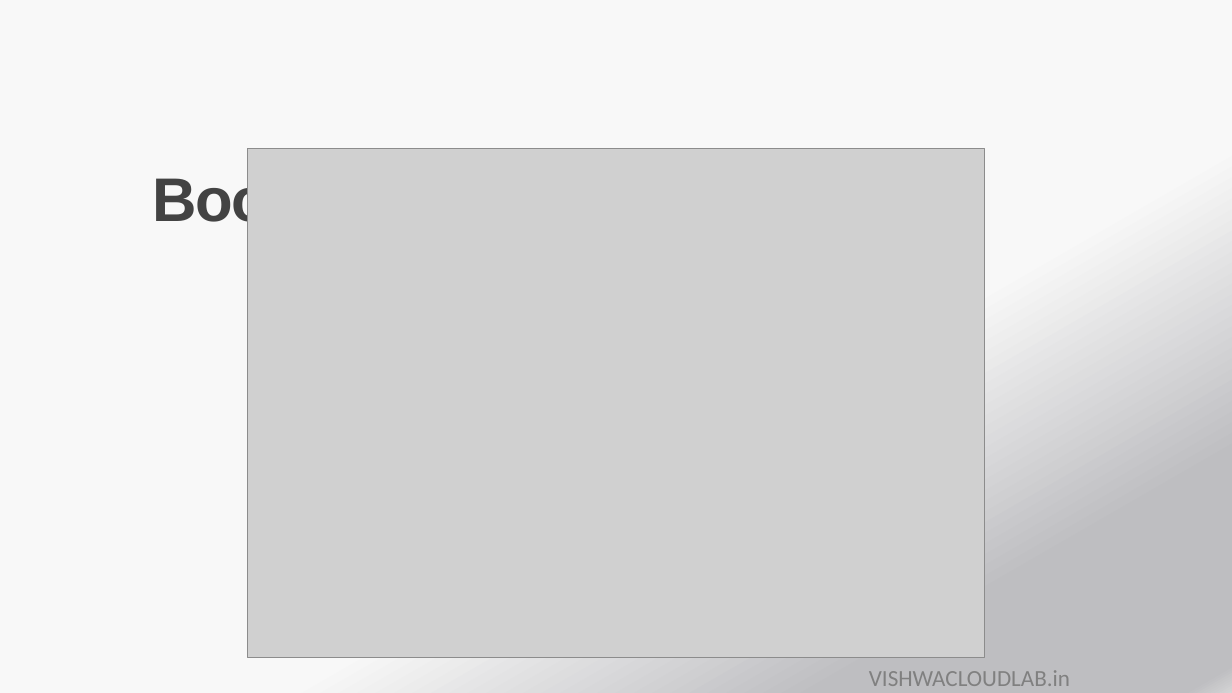
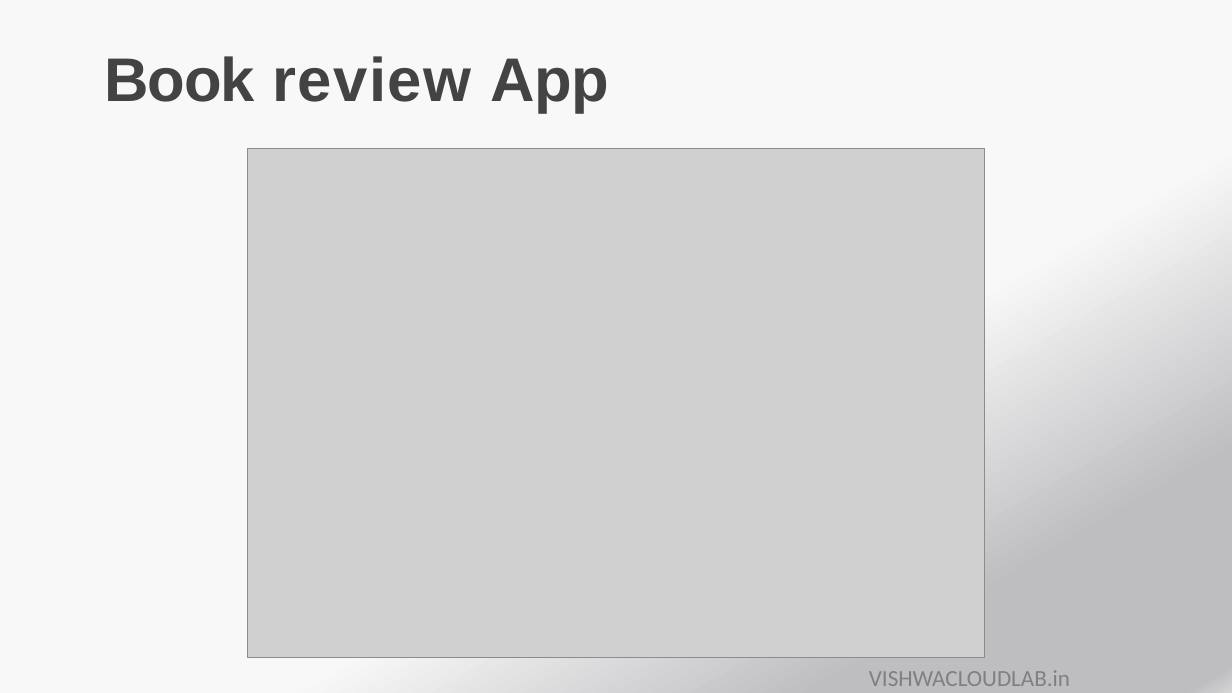
Before and after one commit to payalb/niit-25-aug-25, a slide deck: slide 19 of D4/PPT11-Kubernetes -Network.pptx. Drawn at 1232x693 pixels with LibreOffice and Linux fonts; fonts in the diff are those of the drawing; grey boxes stand for pictures. Boxes give left, top, right and bottom in pixels: in the first picture for what was removed or moved away, otherwise in the second. Text is boxed around its words. In the diff, an @@ line names an element or a change of style, - is before the commit and + after.

```diff
--- a/D4/PPT11-Kubernetes -Network.pptx
+++ b/D4/PPT11-Kubernetes -Network.pptx
@@ title "Book review App" rewrapped from [152, 172, 303, 233] to [105, 56, 609, 113] @@
```
Also in this commit, not shown: 6 other slides changed, 9 slides removed, 12 other files.
